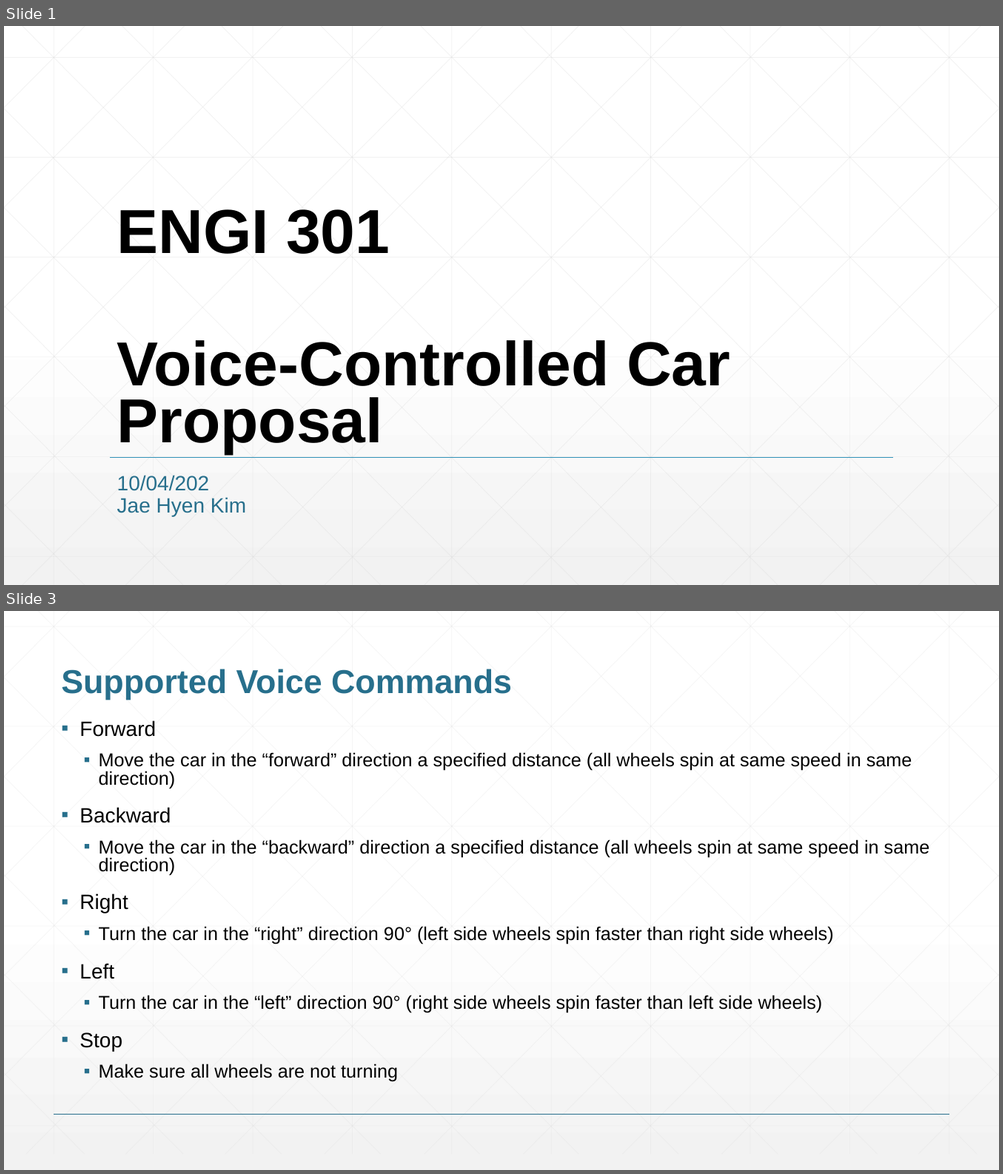
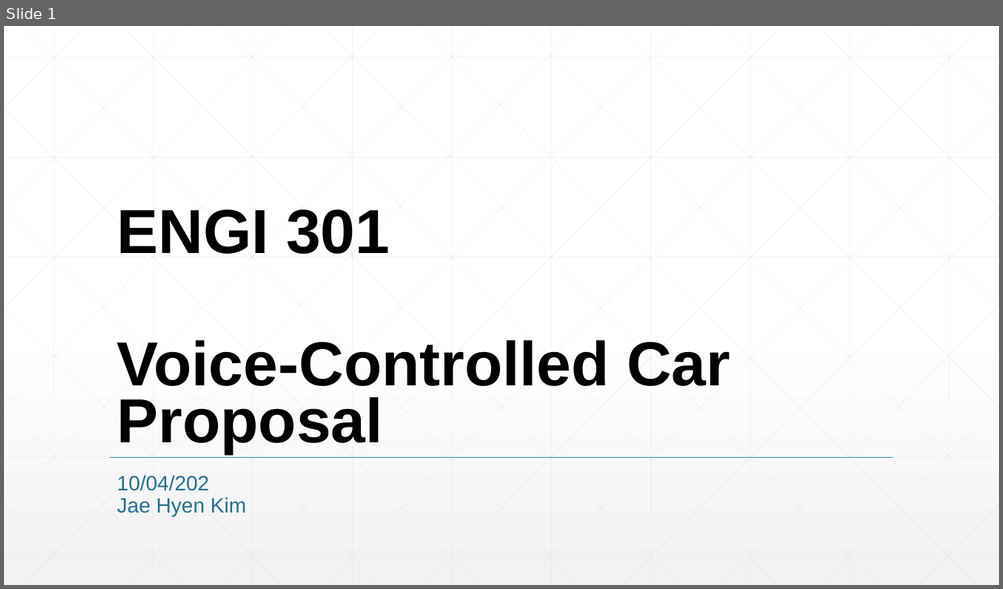
Before and after one commit to jae-kim-1107/ENGI301, a slide deck: project_2/docs/JaeKim_ProjectProposal.pptx. Shown one above the other, each under a label of ours: slides 1 and 3 before the commit, slide 1 after it; the slides between them are not shown. The pictures are 1003x1174 and 1003x589 pixels, drawn with LibreOffice and Linux fonts; fonts in the diff are those of the drawing. Boxes give left, top, right and bottom in pixels: in the first picture for what was removed or moved away, otherwise in the second. Text is boxed around its words. In the diff, an @@ line names an element or a change of style, - is before the commit and + after.

```diff
--- a/project_2/docs/JaeKim_ProjectProposal.pptx
+++ b/project_2/docs/JaeKim_ProjectProposal.pptx
@@ slide 3 removed at (4, 611, 999, 1170), background gradient #FFFFFF to #F2F2F2 @@
@@ title removed at (61, 669, 512, 700) @@
-Supported Voice Commands
@@ text removed at (79, 721, 930, 1082) @@
-▪ Forward
-  ▪ Move the car in the “forward” direction a specified distance (all wheels spin at same speed in same direction)
-▪ Backward
-  ▪ Move the car in the “backward” direction a specified distance (all wheels spin at same speed in same direction)
-▪ Right
-  ▪ Turn the car in the “right” direction 90° (left side wheels spin faster than right side wheels)
-▪ Left
-  ▪ Turn the car in the “left” direction 90° (right side wheels spin faster than left side wheels)
-▪ Stop
-  ▪ Make sure all wheels are not turning
@@ group removed at (4, 611, 999, 1155): 46 lines @@
@@ line removed from (54, 1115) to (949, 1115) @@
```
Also in this commit, not shown: 2 slides changed, 1 slide added.
